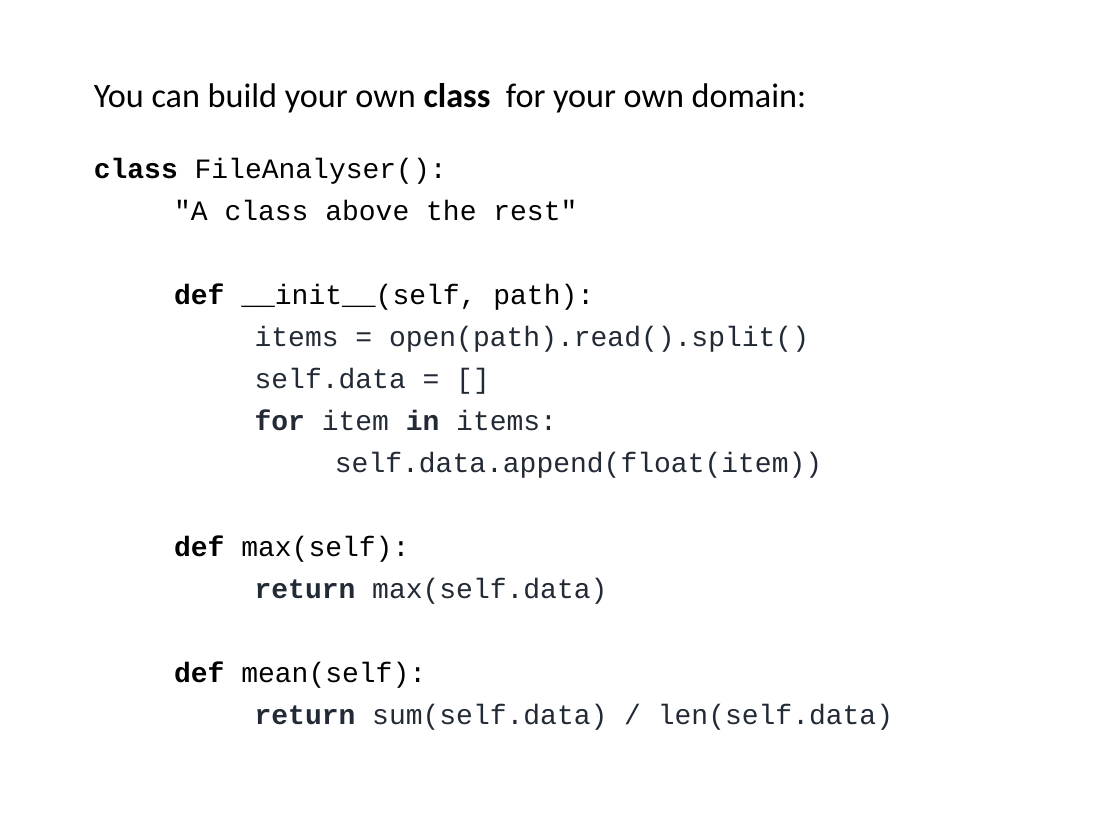
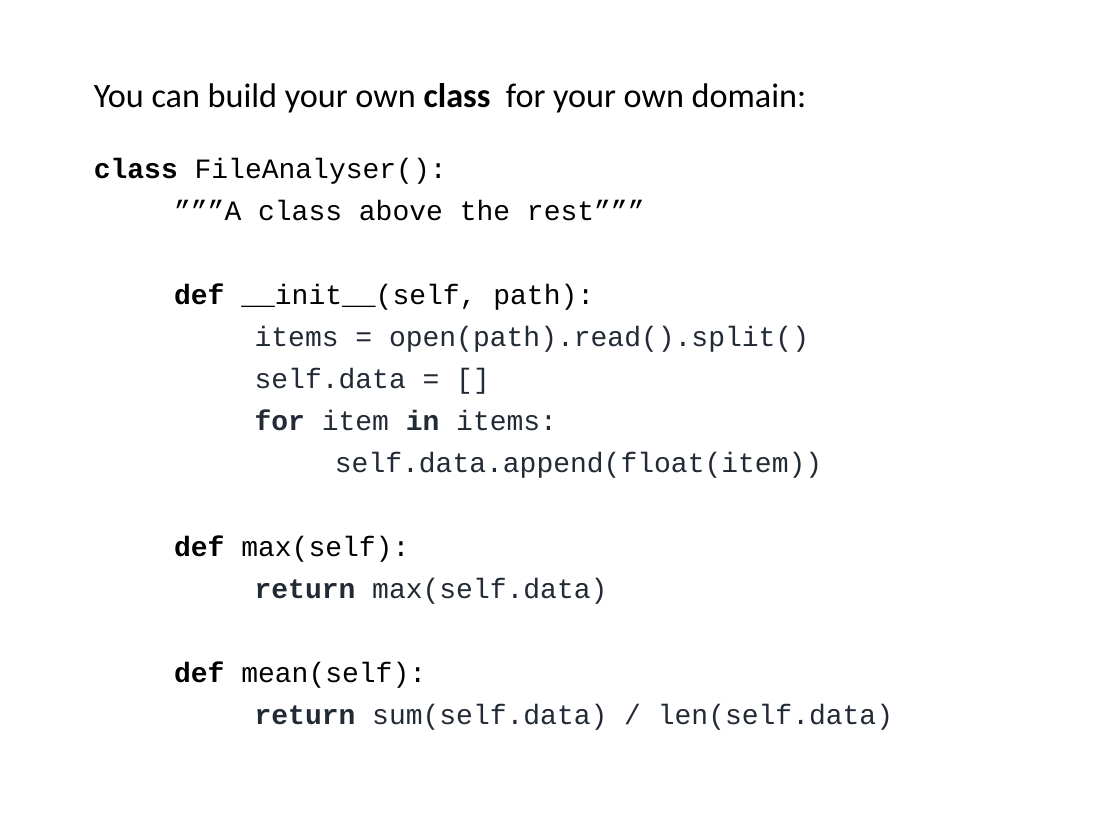
Before and after one commit to ncasuk/ncas-isc, a slide deck: slide 14 of python/presentations/learning_python/14_ceda-oop.pptx. Drawn at 1120x840 pixels with LibreOffice and Linux fonts; fonts in the diff are those of the drawing; background and template pictures are left out. Boxes give left, top, right and bottom in pixels: in the first picture for what was removed or moved away, otherwise in the second. Text is boxed around its words. In the diff, an @@ line names an element or a change of style, - is before the commit and + after.

```diff
--- a/python/presentations/learning_python/14_ceda-oop.pptx
+++ b/python/presentations/learning_python/14_ceda-oop.pptx
@@ text at (174, 201, 645, 221): text changed @@
-"A class above the rest"
+”””A class above the rest”””
```
Also in this commit, not shown: 5 other slides changed, 1 other file.
